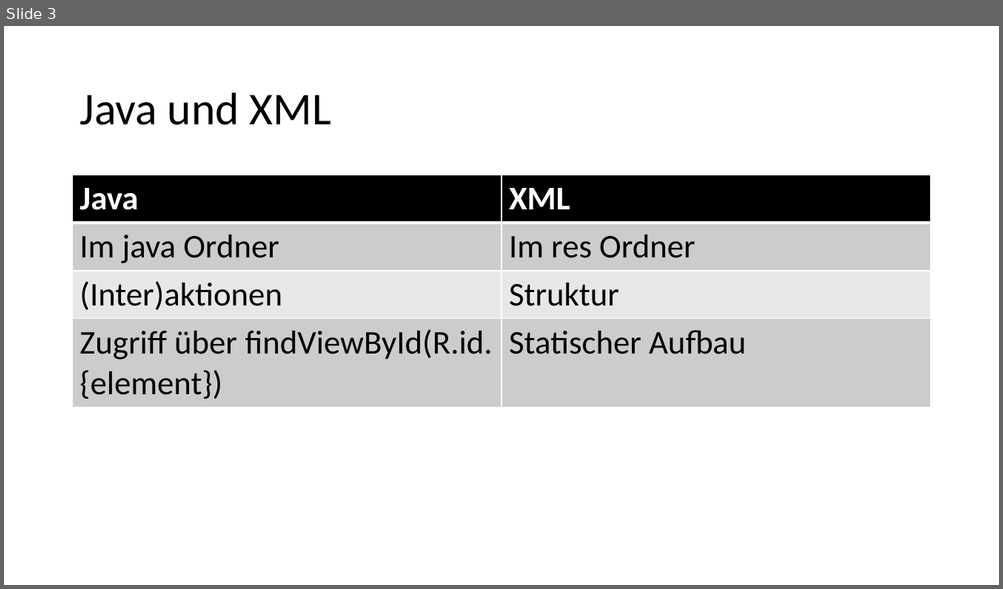
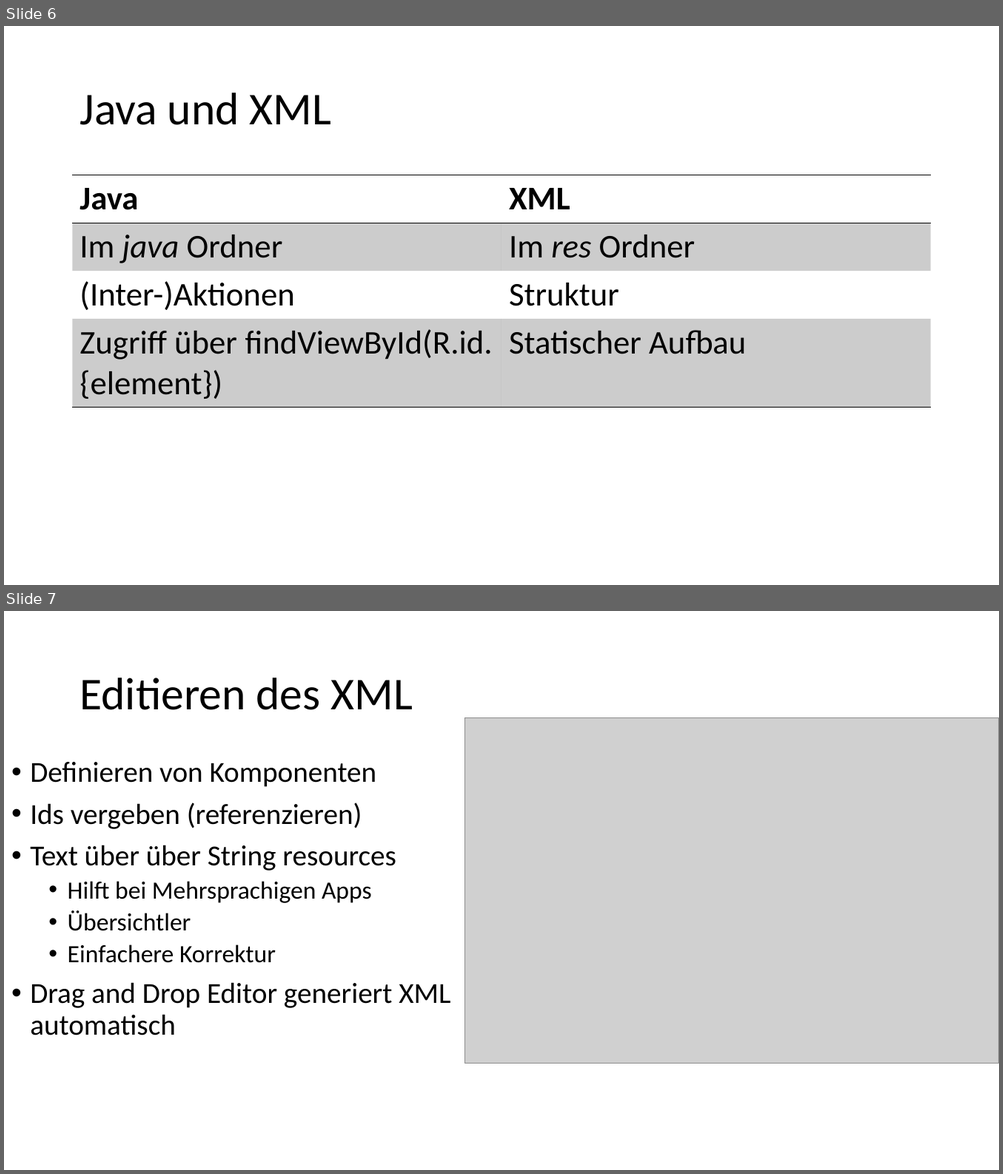
Before and after one commit to desombre/java_examples, a slide deck: Android_UI.pptx. Shown one above the other, each under a label of ours: slide 3 before the commit, slides 6 and 7 after it. The pictures are 1003x589 and 1003x1174 pixels, drawn with LibreOffice and Linux fonts; fonts in the diff are those of the drawing; grey boxes stand for pictures. Boxes give left, top, right and bottom in pixels: in the first picture for what was removed or moved away, otherwise in the second. Text is boxed around its words. In the diff, an @@ line names an element or a change of style, - is before the commit and + after.

```diff
--- a/Android_UI.pptx
+++ b/Android_UI.pptx
@@ slide 7 added at [4, 611, 999, 1170], background #FFFFFF @@
@@ title added at [79, 678, 412, 710], 44 pt, text #000000 @@
+Editieren des XML
@@ picture added at [465, 718, 999, 1064] @@
@@ text added at [30, 762, 450, 1036], 28 pt, text #000000 @@
+• Definieren von Komponenten
+• Ids vergeben (referenzieren)
+• Text über über String resources
+  • Hilft bei Mehrsprachigen Apps
+  • Übersichtler
+  • Einfachere Korrektur
+• Drag and Drop Editor generiert XML automatisch
@@ what was slide 3 is now slide 6 @@
@@ slide 6 changed as well @@
@@ table at [73, 175, 930, 404] @@
-row 3, column 1: (Inter)aktionen
+row 3, column 1: (Inter-)Aktionen
@@ fill #000000 to none in row 1 @@
@@ fill #CCCCCC to #000000 at 20% opacity in 4 cells @@
@@ fill #E7E7E7 to none in row 3 @@
@@ text colour #FFFFFF to #000000 in "Java", "XML" @@
@@ italic on in "java", "res" @@
@@ borders changed @@
```
Also in this commit, not shown: 6 other slides changed, 11 other slides added, 4 slides removed.
